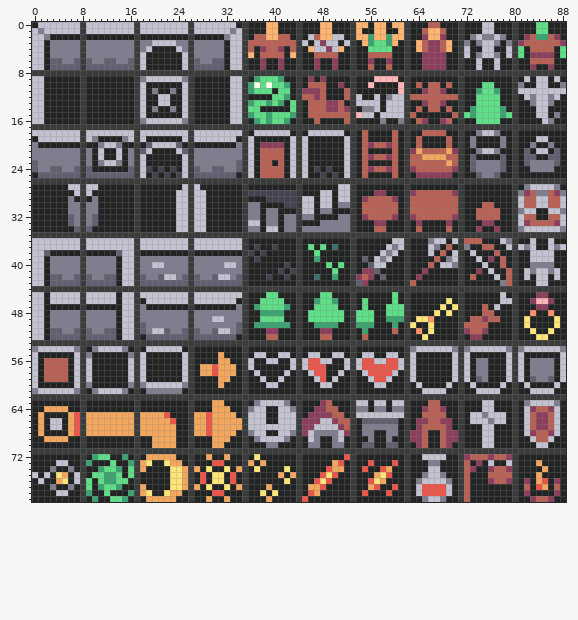
Two states of a sprite sheet, gfx/colored_tilemap.png. The picture above was drawn from the file before the commit.
The file is 89x80 pixels.
Once edited:
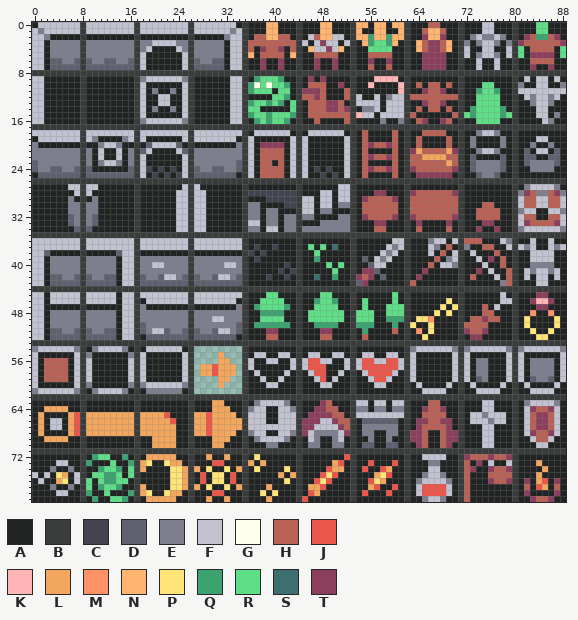
Palette (. is transparent): A #222323  B #3a3c3c  C #43434f  D #606070  E #7e7e8f  F #c2c2d1  G #ffffeb  H #ba6156  J #eb564b  K #ffb5b5  L #f2a65e  M #ff9166  N #ffb570  P #ffe478  Q #3ca370  R #5dde87  S #3d6e70  T #8c3f5d
Changes in this commit:
y 54: x 27..34 AAAAAAAA -> ........
y 55: x 27..30 AAAA -> ....; x 32..34 AAA -> ...
y 56: x 27..30 AAAA -> ....; x 33..34 AA -> ..
y 57..58: x 27 A -> .; x 34 A -> .
y 59: x 27..30 AAAA -> ....; x 33..34 AA -> ..
y 60: x 27..30 AAAA -> ....; x 32..34 AAA -> ...
y 61: x 27..34 AAAAAAAA -> ........
